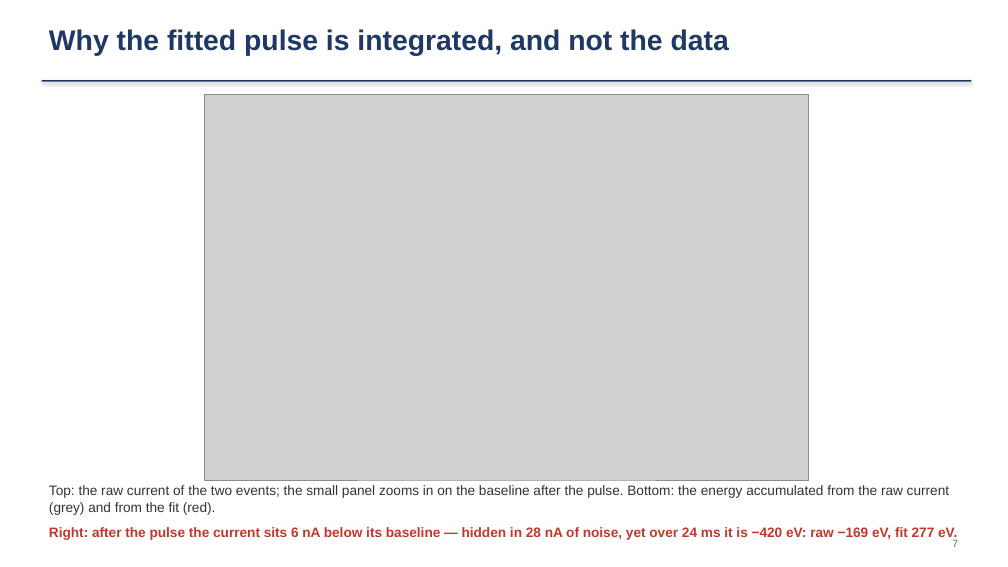
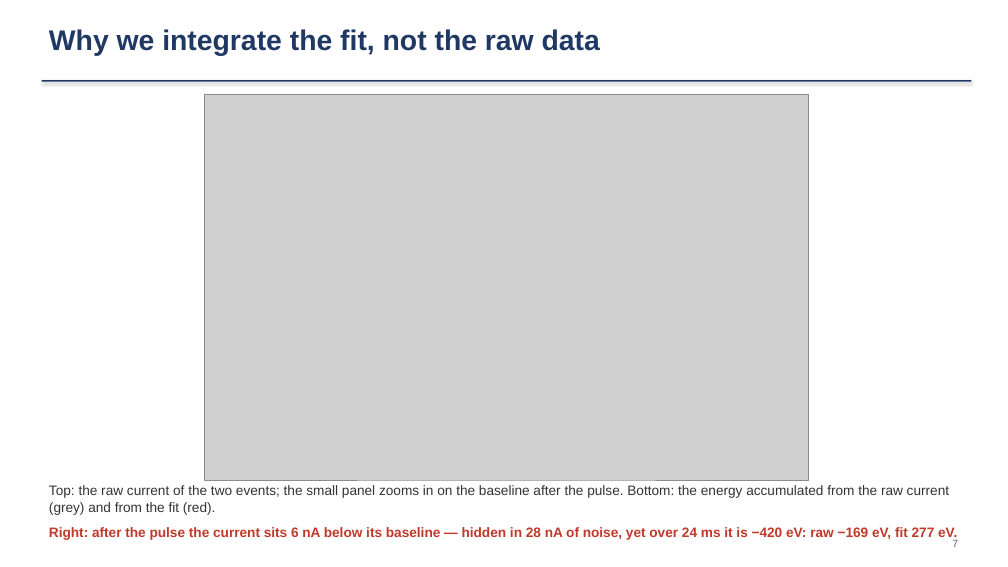
Before and after one commit to ZhihengLi0/urop, a slide deck: slide 7 of snolab/collection_efficiency/presentation/SNOLAB_R4_collection_efficiency_20260910.pptx. Drawn at 1008x567 pixels with LibreOffice and Linux fonts; fonts in the diff are those of the drawing; grey boxes stand for pictures. Boxes give left, top, right and bottom in pixels: in the first picture for what was removed or moved away, otherwise in the second. Text is boxed around its words. In the diff, an @@ line names an element or a change of style, - is before the commit and + after.

```diff
--- a/snolab/collection_efficiency/presentation/SNOLAB_R4_collection_efficiency_20260910.pptx
+++ b/snolab/collection_efficiency/presentation/SNOLAB_R4_collection_efficiency_20260910.pptx
@@ text at (49, 29, 600, 56): text changed @@
-Why the fitted pulse is integrated, and not the data
+Why we integrate the fit, not the raw data
```
Also in this commit, not shown: 3 other slides changed, 18 other files.
